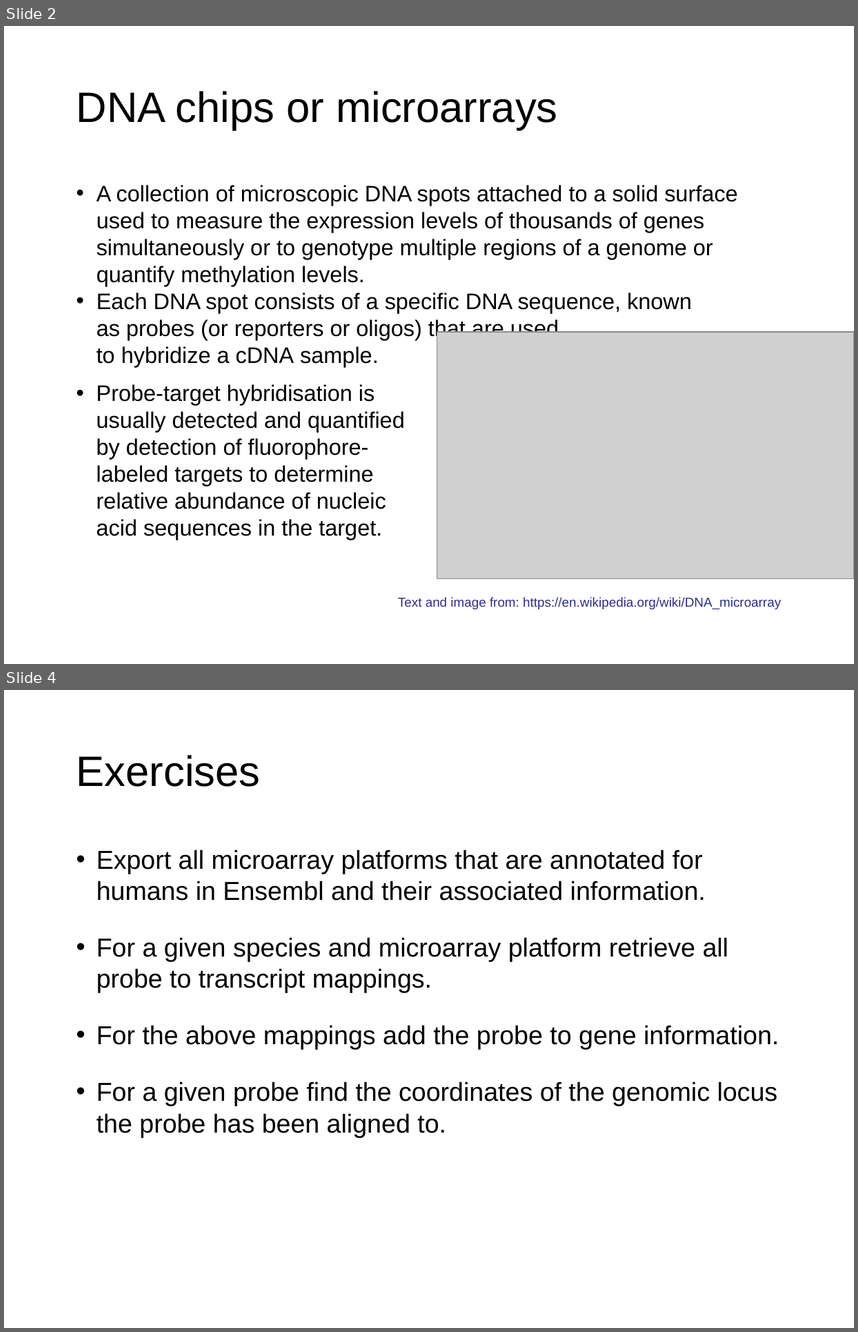
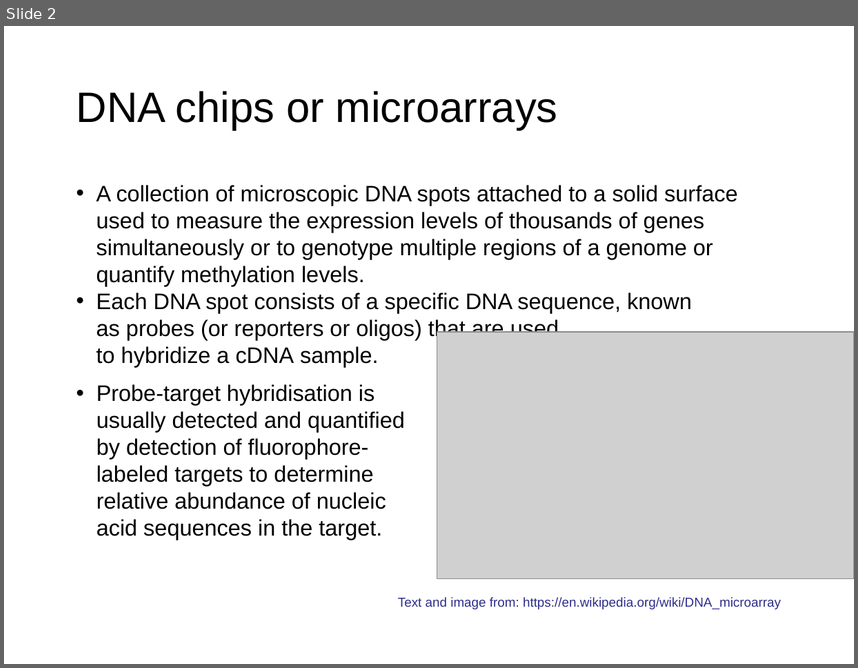
Before and after one commit to Ensembl/ensembl-presentation, a slide deck: API/Regulation/slides/Microarrays.pptx. Shown one above the other, each under a label of ours: slides 2 and 4 before the commit, slide 2 after it; the slides between them are not shown. The pictures are 858x1332 and 858x668 pixels, drawn with LibreOffice and Linux fonts; fonts in the diff are those of the drawing; grey boxes stand for pictures; background and template pictures are left out. Boxes give left, top, right and bottom in pixels: in the first picture for what was removed or moved away, otherwise in the second. Text is boxed around its words. In the diff, an @@ line names an element or a change of style, - is before the commit and + after.

```diff
--- a/API/Regulation/slides/Microarrays.pptx
+++ b/API/Regulation/slides/Microarrays.pptx
@@ slide 4 removed at box(4, 690, 854, 1328), background #FFFFFF @@
@@ text removed at box(76, 755, 261, 787) @@
-Exercises
@@ text removed at box(96, 849, 779, 1137) @@
-• Export all microarray platforms that are annotated for humans in Ensembl and their associated information.
-• For a given species and microarray platform retrieve all probe to transcript mappings.
-• For the above mappings add the probe to gene information.
-• For a given probe find the coordinates of the genomic locus the probe has been aligned to.
```
Also in this commit, not shown: 1 slide changed, 1 other file.
